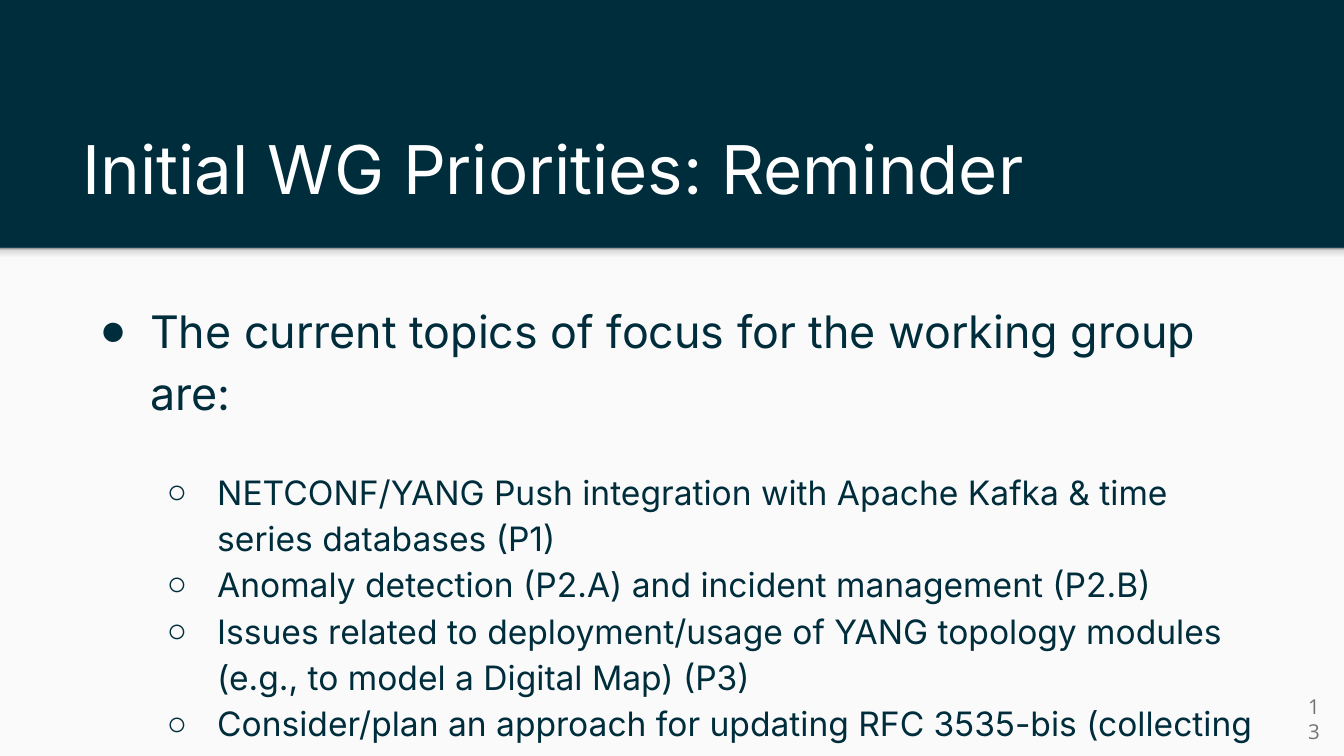
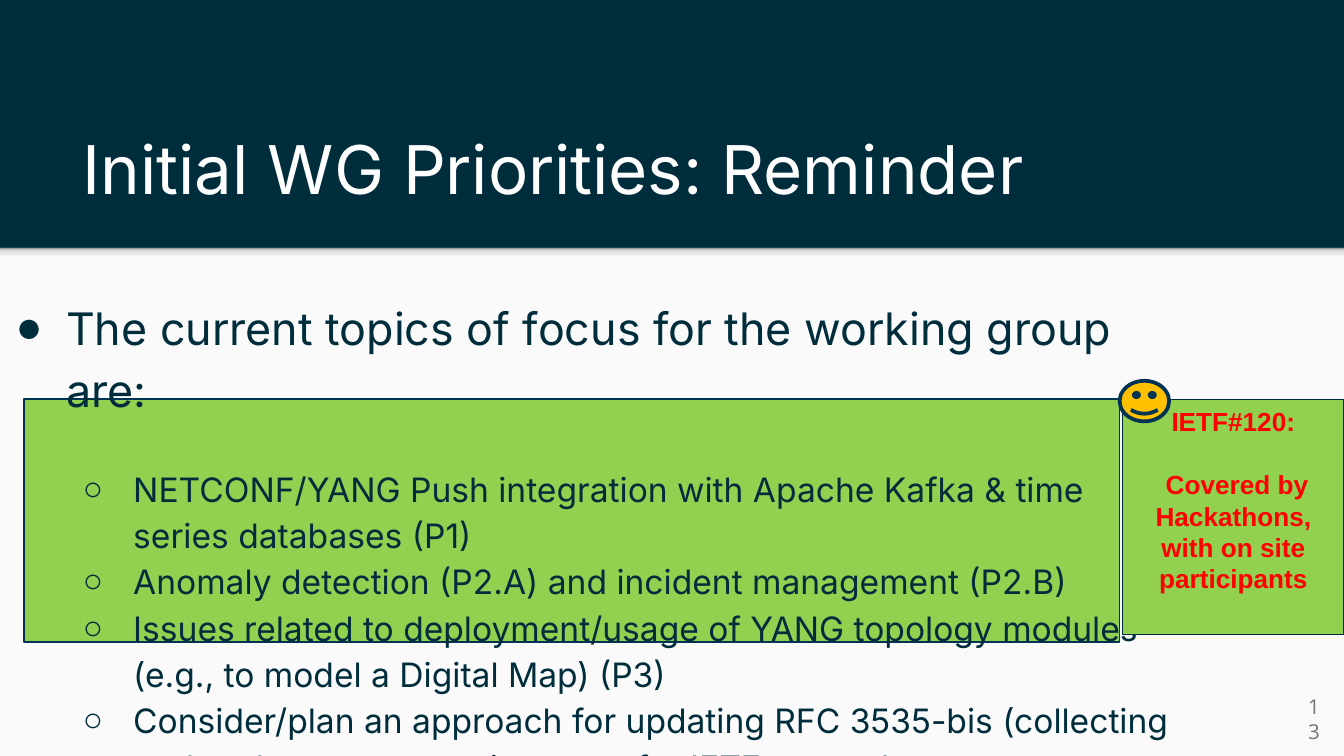
Before and after one commit to ietf-wg-nmop/IETF-Meetings, a slide deck: slide 13 of 120/nmop-chairs-slides.pptx. Drawn at 1344x756 pixels with LibreOffice and Linux fonts; fonts in the diff are those of the drawing. Boxes give left, top, right and bottom in pixels: in the first picture for what was removed or moved away, otherwise in the second. Text is boxed around its words. In the diff, an @@ line names an element or a change of style, - is before the commit and + after.

```diff
--- a/120/nmop-chairs-slides.pptx
+++ b/120/nmop-chairs-slides.pptx
@@ text "The current topics of focus ...": place and size @@
-text "The current topics of focus ..." at <box>150,314,1252,744</box>
+text "The current topics of focus ..." at <box>66,311,1168,741</box>
@@ smiley face added at <box>1120,380,1169,421</box>, fill #FFC000, outline #013453 2 pt @@
@@ rectangle added at <box>24,399,1120,642</box>, fill #92D050, outline #013453 1 pt @@
@@ rectangle added at <box>1124,399,1344,634</box>, fill #92D050, outline #002D3C 0.75 pt, 14 pt, text #FF0000, bold @@
+IETF#120:
+Covered by Hackathons, with on site participants
```
Also in this commit, not shown: 1 other slide changed, 1 other file.
